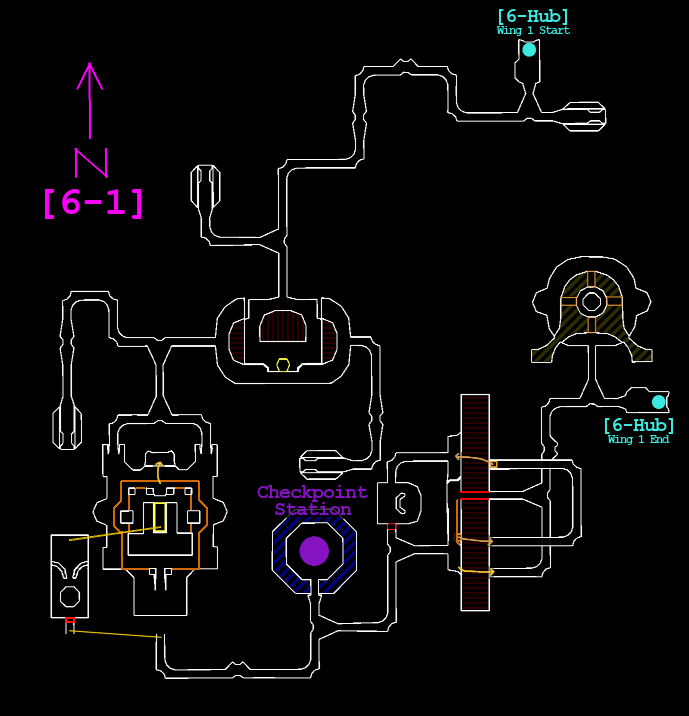
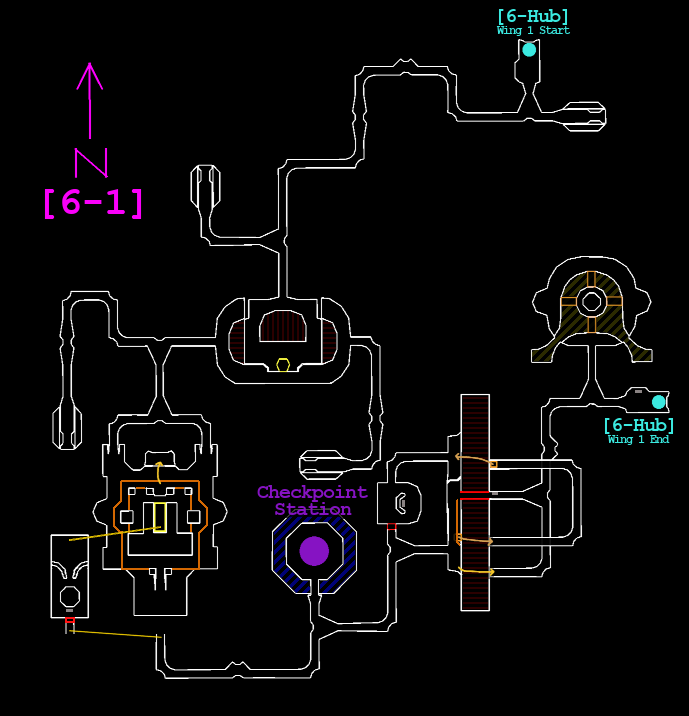
Revision of a layered 689 × 716 image; what changed, layer by layer:
painted on "Portals Etc" over (66, 390, 642, 612)